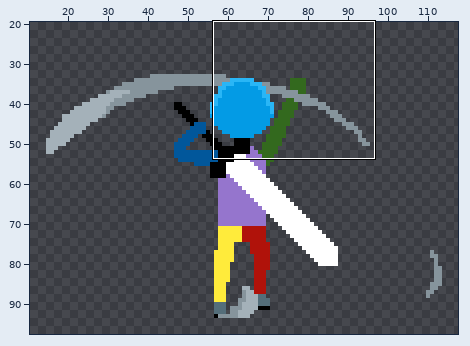
Two versions of one pixel-art file, RPG Game/Assets/Art/Player/Sword/Wind/Tempest's Fury/Player_Sword_Tempest'sFury_Up.aseprite. Above, an overview of the earlier version with the close-up marked.
Close-up. Before:
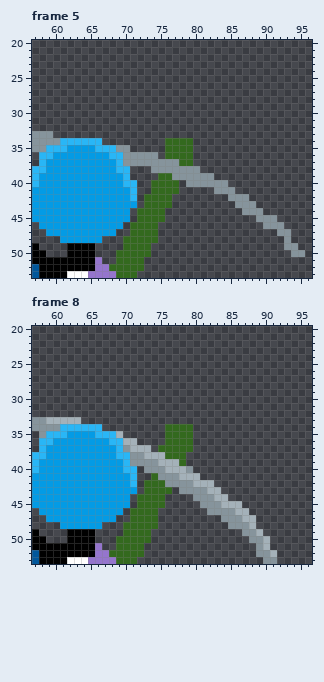
128x128 pixels, 8 frames. Shown: frame 5: x 57..96, y 20..53; frame 8: x 57..96, y 20..53. The wide view leaves out empty margins. The commit also changed other frames or places, which this record leaves out.
The result:
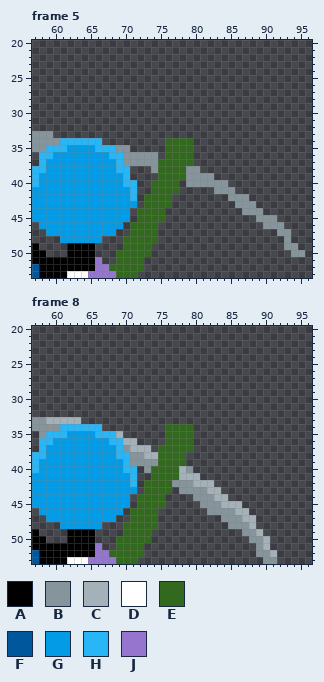
Palette (. is transparent): A #000000  B #86949c  C #a4b1b9  D #ffffff  E #33691e  F #01579b  G #039be5  H #29b6f6  J #9575cd
Author's note on the commit: Fury Blend Tree
Edits made:
Changed rows in their new state; - is an unchanged pixel.
Frame 5, layer "FX":
first column x 75:
37 EEE-
38 EEEE
39 --EE
Frame 8, layer "FX":
first column x 74:
38 -E--
39 -EEE
40 EEEE
41 -EEE
42 --E-
Boxes around the changes in both close-ups, in picture pixels (x1, y1, x2, y2):
changed: (158, 159, 186, 180)
changed: (151, 452, 179, 487)
